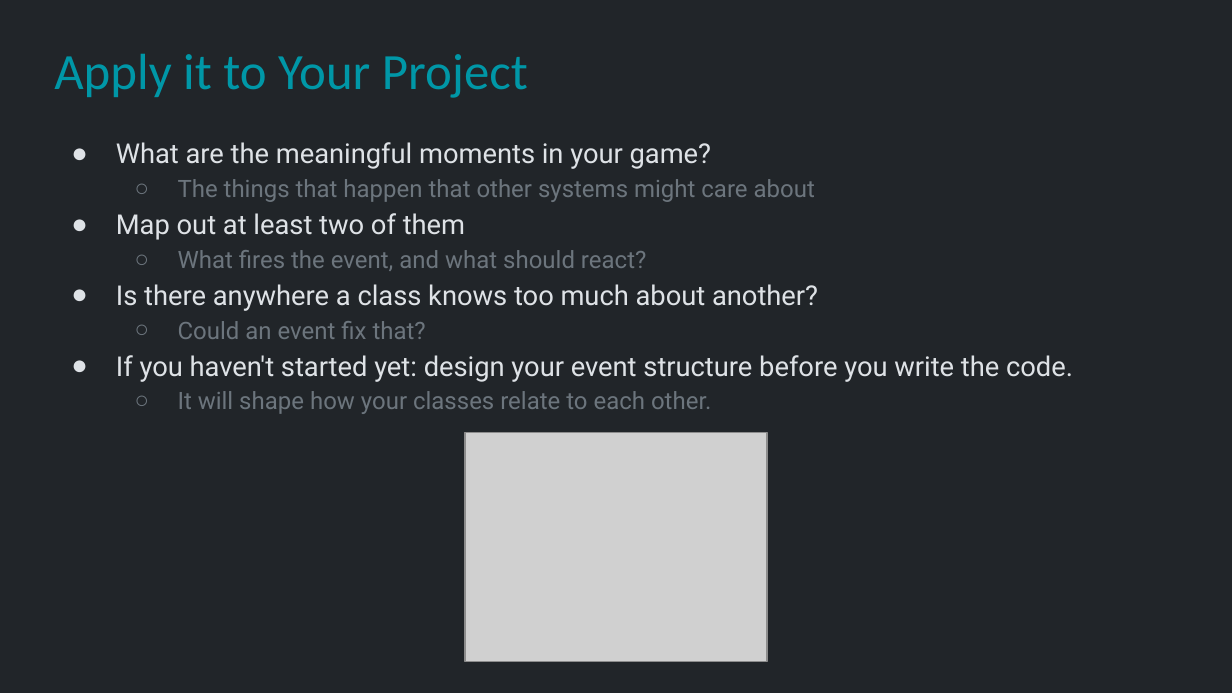
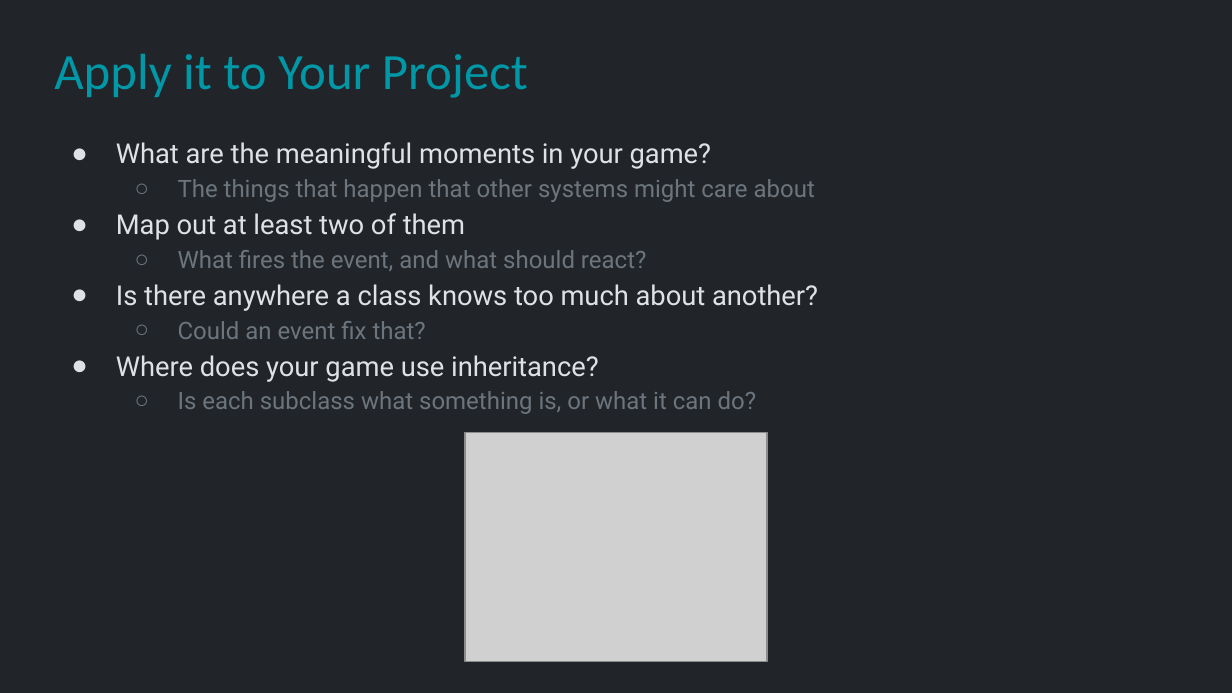
Before and after one commit to Metamate/gar, a slide deck: slide 37 of slides/08 The Legend of Zelda.pptx (slide 33 before the commit). Drawn at 1232x693 pixels with LibreOffice and Linux fonts; fonts in the diff are those of the drawing; grey boxes stand for pictures. Boxes give left, top, right and bottom in pixels: in the first picture for what was removed or moved away, otherwise in the second. Text is boxed around its words. In the diff, an @@ line names an element or a change of style, - is before the commit and + after.

```diff
--- a/slides/08 The Legend of Zelda.pptx
+++ b/slides/08 The Legend of Zelda.pptx
@@ text at <box>116,355,757,414</box>: text changed; size 16 to 14 pt; text colour #DEE2E6 to #6C757D @@
-● If you haven't started yet: design your event structure before you write the code.
-  ○ It will shape how your classes relate to each other.
+● Where does your game use inheritance?
+  ○ Is each subclass what something is, or what it can do?
```
Also in this commit, not shown: 2 other slides changed, 4 slides added, 4 other files.
